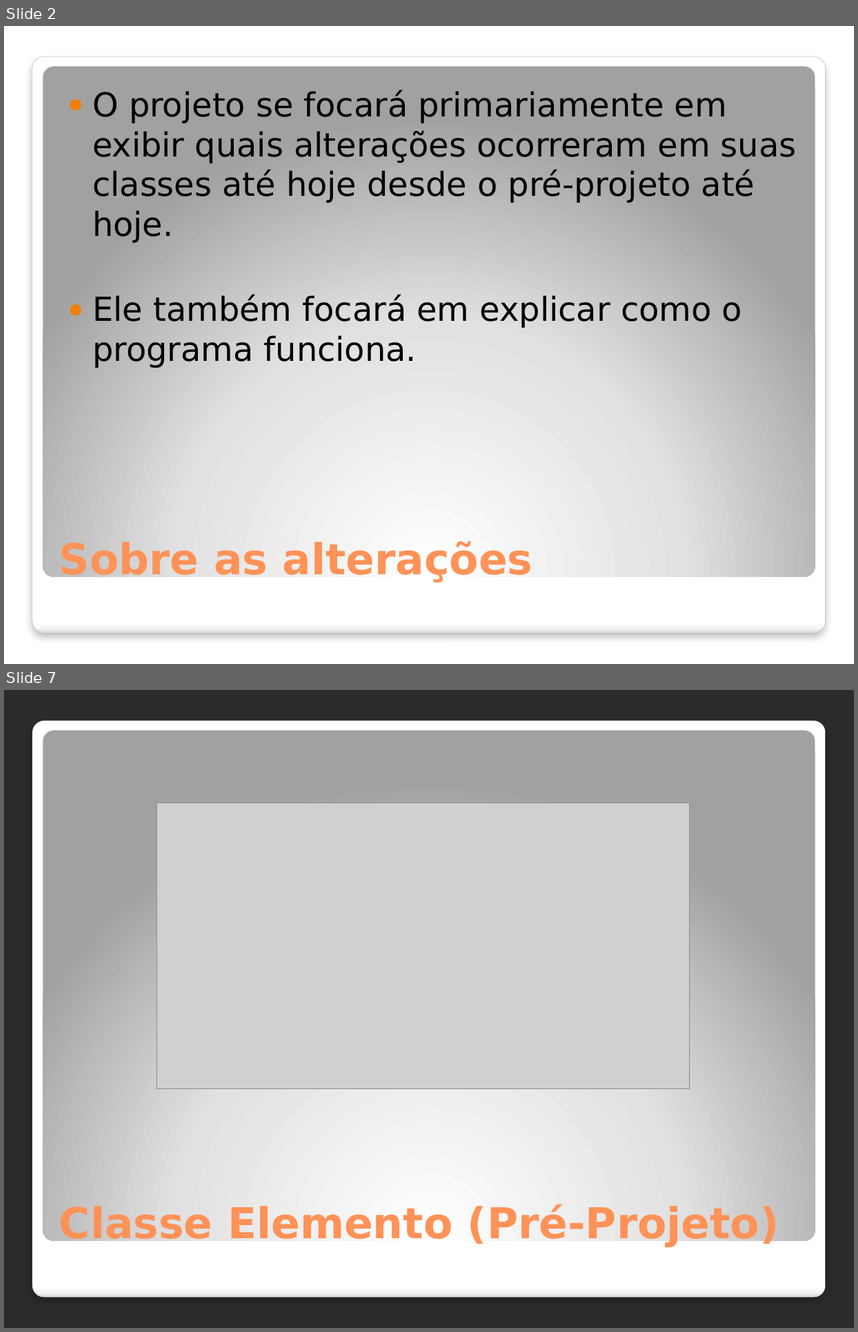
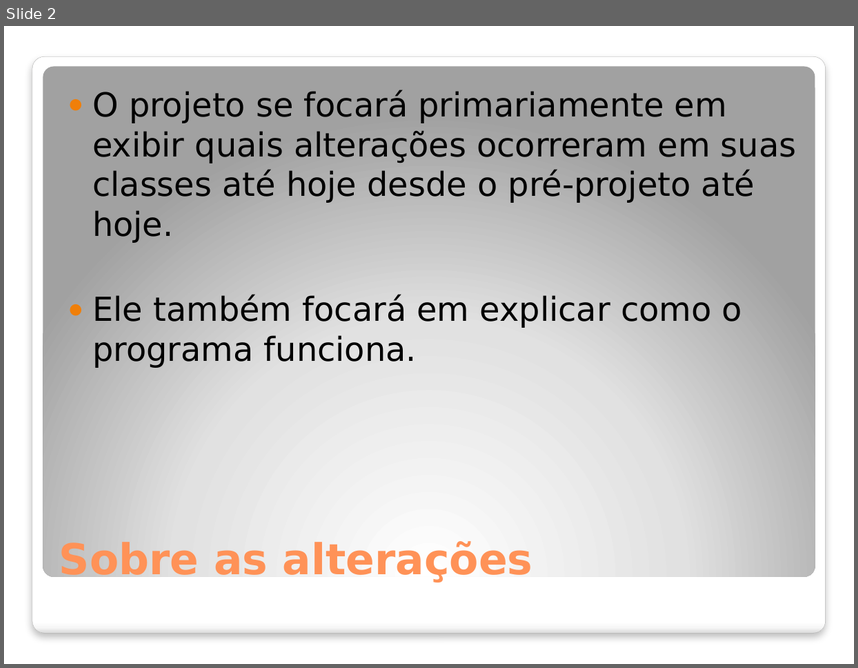
Before and after one commit to Sairaf/ToF2, a slide deck: Apresentação slide/Prog II projeto final.pptx. Shown one above the other, each under a label of ours: slides 2 and 7 before the commit, slide 2 after it; the slides between them are not shown. The pictures are 858x1332 and 858x668 pixels, drawn with LibreOffice and Linux fonts; fonts in the diff are those of the drawing; grey boxes stand for pictures; background and template pictures are left out; a plain dark background stands for a picture behind light text. Boxes give left, top, right and bottom in pixels: in the first picture for what was removed or moved away, otherwise in the second. Text is boxed around its words. In the diff, an @@ line names an element or a change of style, - is before the commit and + after.

```diff
--- a/Apresentação slide/Prog II projeto final.pptx
+++ b/Apresentação slide/Prog II projeto final.pptx
@@ slide 7 removed at (4, 690, 854, 1328), background picture (left out); not listed: 2 template elements that a slide beside it also shows @@
@@ picture removed at (157, 803, 690, 1089) @@
@@ title removed at (59, 1204, 779, 1248) @@
-Classe Elemento (Pré-Projeto)
```
Also in this commit, not shown: 2 slides changed, 7 slides added, 4 other slides removed, 14 other files.
